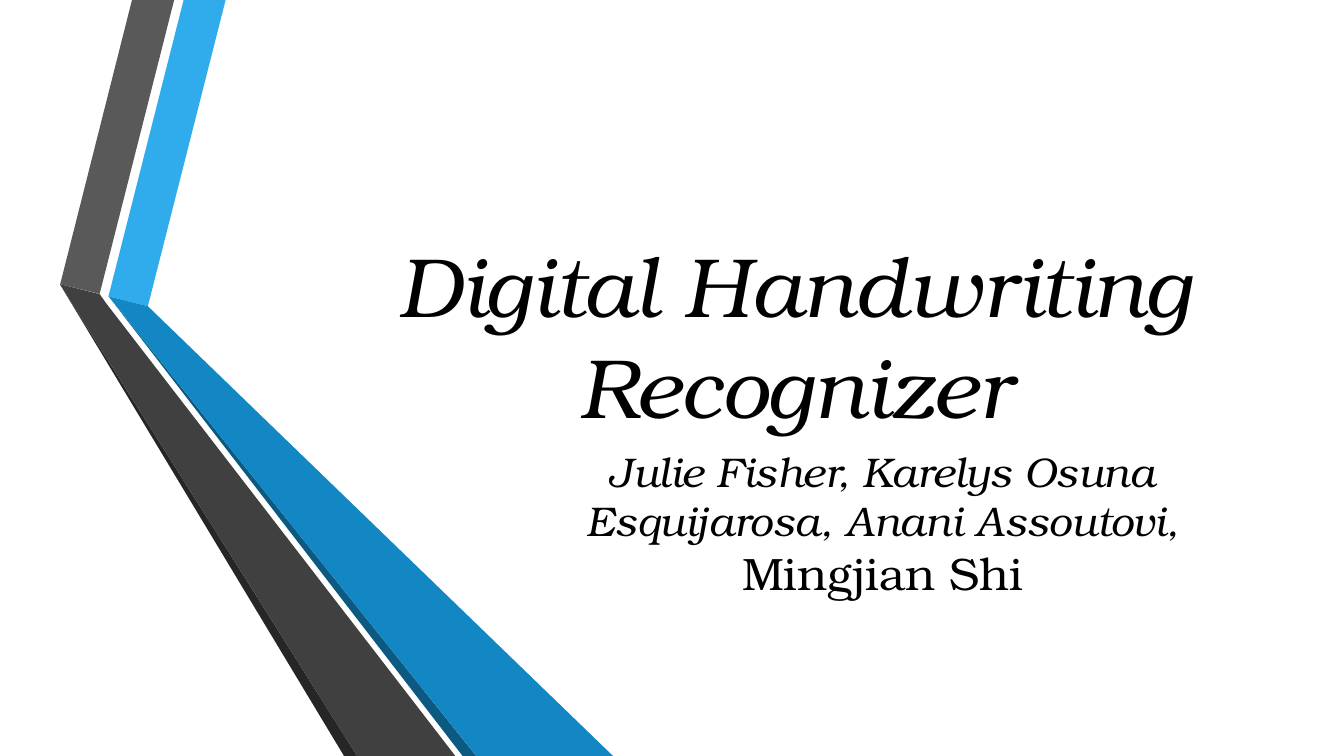
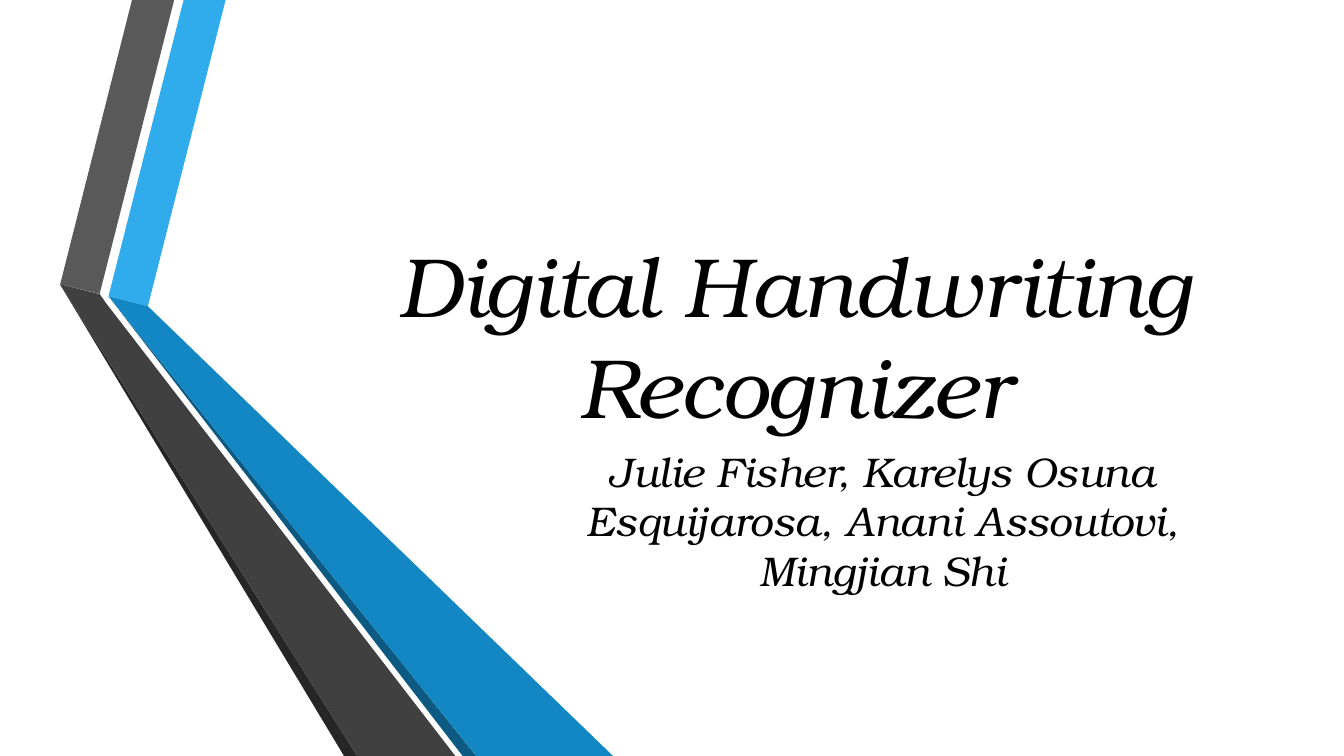
Before and after one commit to julielinx/Final-_Project, a slide deck: slide 1 of Presentation2.pptx. Drawn at 1344x756 pixels with LibreOffice and Linux fonts; fonts in the diff are those of the drawing; background and template pictures are left out. Boxes give left, top, right and bottom in pixels: in the first picture for what was removed or moved away, otherwise in the second. Text is boxed around its words. In the diff, an @@ line names an element or a change of style, - is before the commit and + after.

```diff
--- a/Presentation2.pptx
+++ b/Presentation2.pptx
@@ subtitle "Julie Fisher, Karelys Osuna Esquijarosa, ..." at [587,457,1178,595]: size 32.4 to 29.6 pt, italic on in "Mingjian Shi" @@
```
Also in this commit, not shown: 4 other slides changed, 9 slides added.
